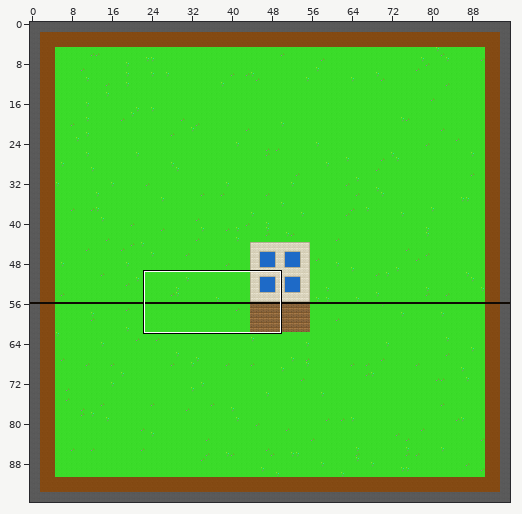
Two states of a Tiled map (JSON), Assets/Maps/AdventurersGuild.json. Above: a wide view before the commit, with the close-up outlined.
Close-up. The starting point:
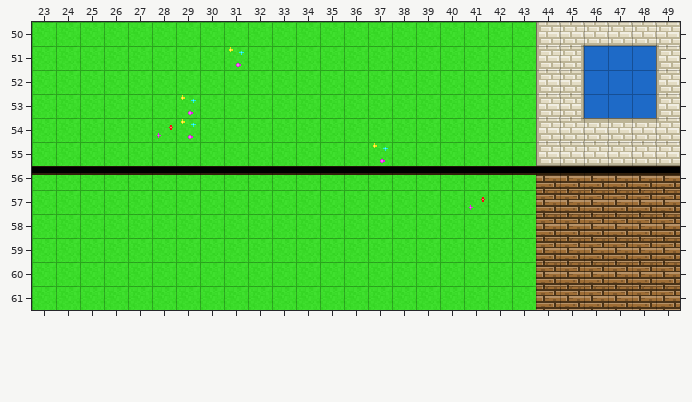
Cells are 16x16 px. Shown: x 23..49, y 50..61. The commit also changed other parts of the map, which this record leaves out.
After the commit:
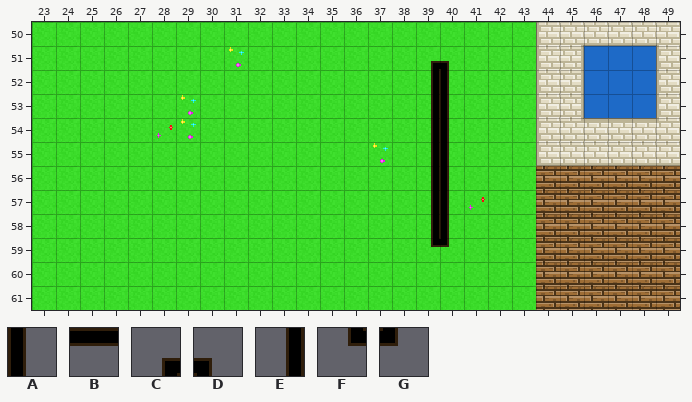
Key: from "JourneyCore-Maps": A 33 "WoodWall", B 34 "WoodWall", C 35 "WoodWall", D 36 "WoodWall", E 47 "WoodWall", F 48 "WoodWall", G 49 "WoodWall".
_ is an empty cell.
Change:
{"where": "layer \"Walls\""}
{"y":51,"x":39,"old":"__","new":"CD"}
{"y":52,"x":39,"old":"__","new":"EA"}
{"y":53,"x":39,"old":"__","new":"EA"}
{"y":54,"x":39,"old":"__","new":"EA"}
{"y":55,"x":39,"old":"__","new":"EA"}
{"y":56,"x":23,"old":"BBBBBBBBBBBBBBBBBBBBBBBBBBB","new":"________________EA_________"}
{"y":57,"x":39,"old":"__","new":"EA"}
{"y":58,"x":39,"old":"__","new":"EA"}
{"y":59,"x":39,"old":"__","new":"FG"}
{"label":"changed","picture_box":[32,61,680,247]}
